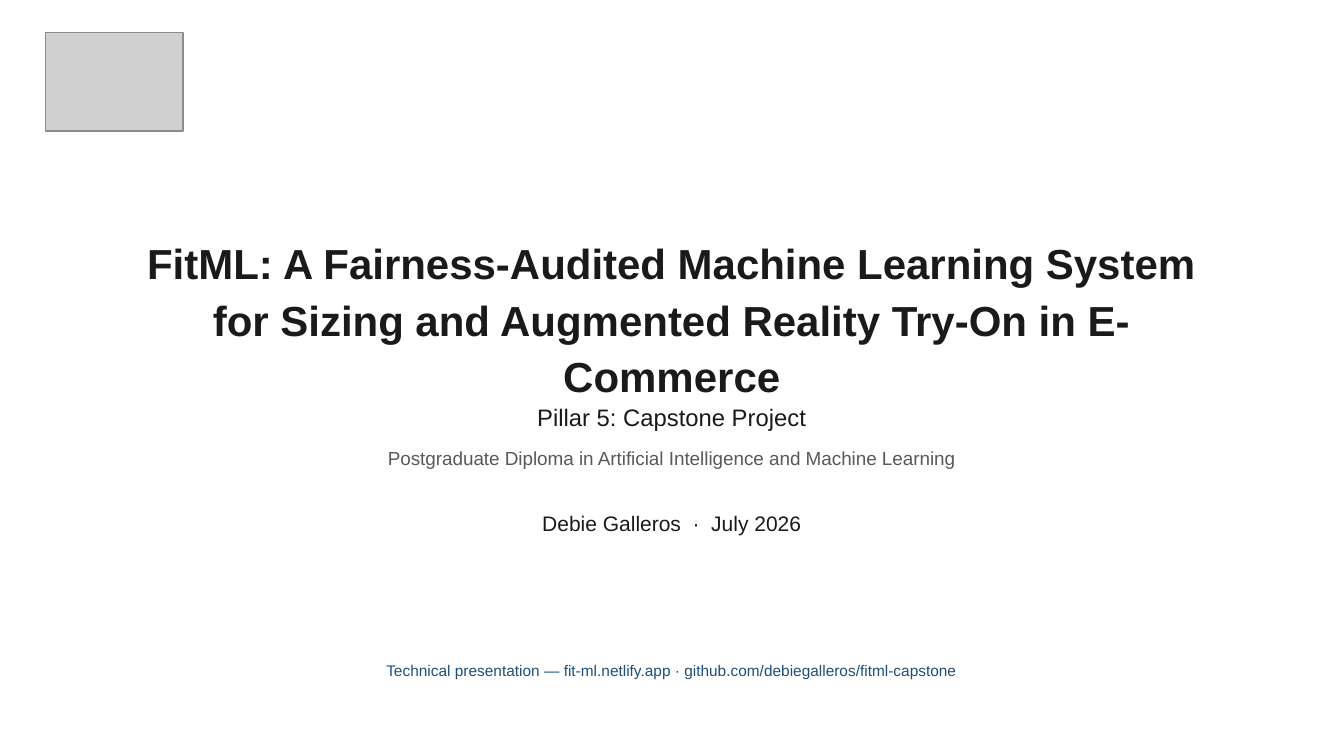
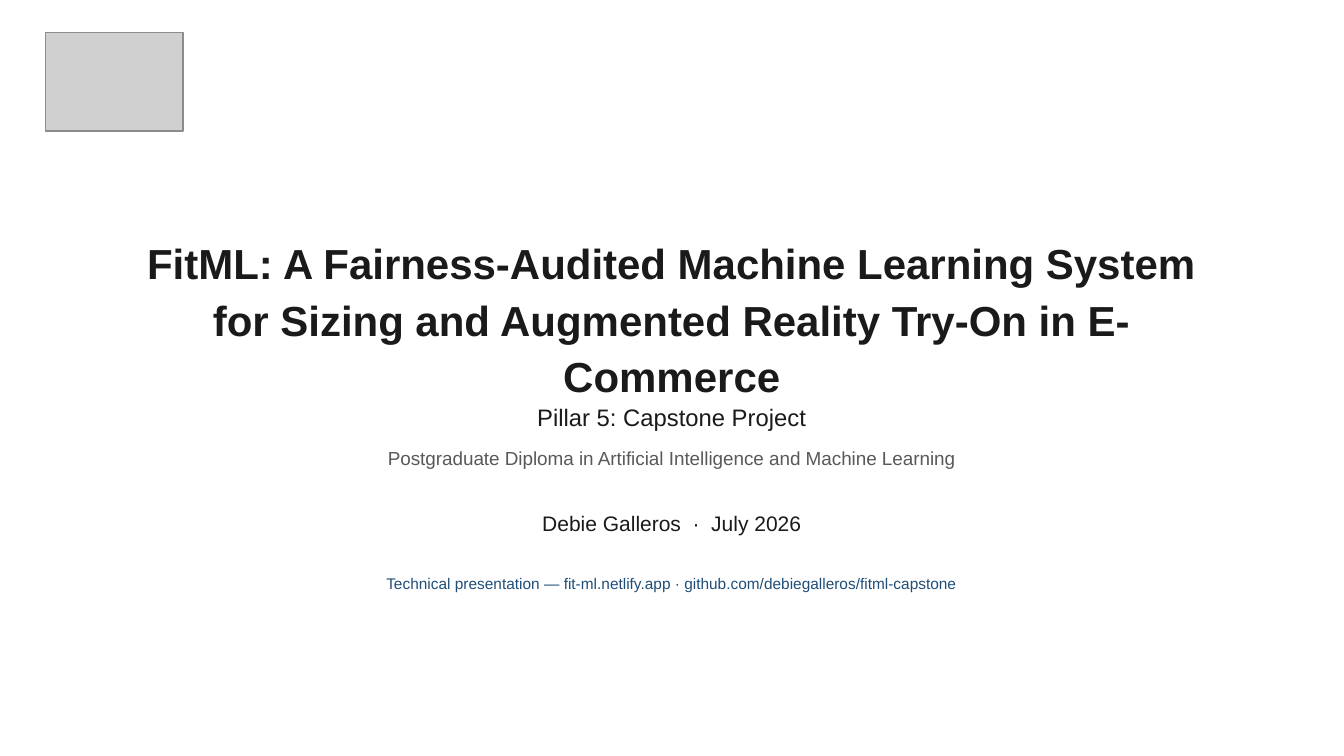
Before and after one commit to debiegalleros/fitml-capstone, a slide deck: slide 1 of submission/Debie_Galleros_Pillar5_CapstoneProject_TechnicalDeck.pptx. Drawn at 1344x756 pixels with LibreOffice and Linux fonts; fonts in the diff are those of the drawing; grey boxes stand for pictures. Boxes give left, top, right and bottom in pixels: in the first picture for what was removed or moved away, otherwise in the second. Text is boxed around its words. In the diff, an @@ line names an element or a change of style, - is before the commit and + after.

```diff
--- a/submission/Debie_Galleros_Pillar5_CapstoneProject_TechnicalDeck.pptx
+++ b/submission/Debie_Galleros_Pillar5_CapstoneProject_TechnicalDeck.pptx
@@ text "Technical presentation — fit-ml.netlify.app · ...": place and size @@
-text "Technical presentation — fit-ml.netlify.app · ..." at [386,665,956,680]
+text "Technical presentation — fit-ml.netlify.app · ..." at [386,578,956,592]
```
Also in this commit, not shown: 3 other files.
